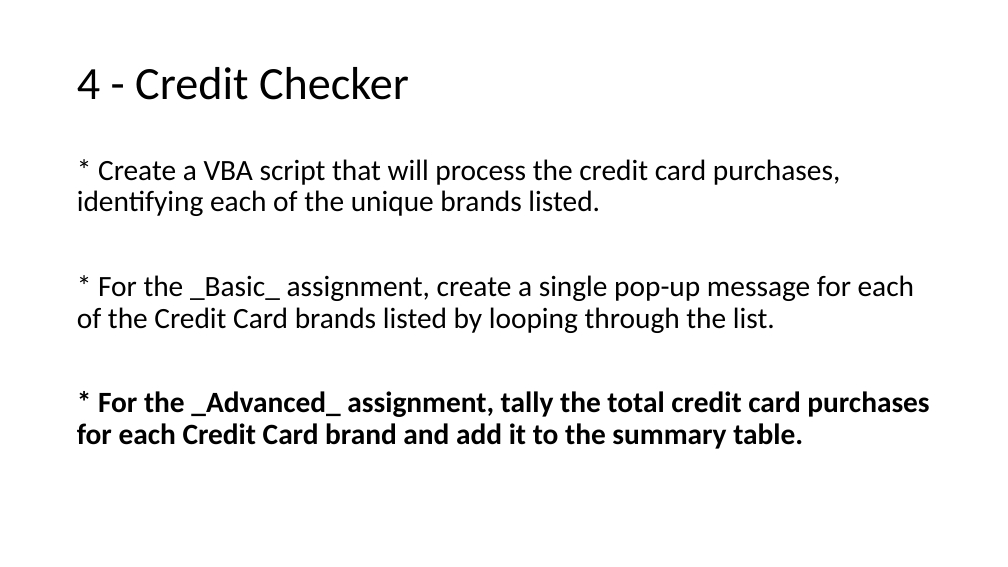
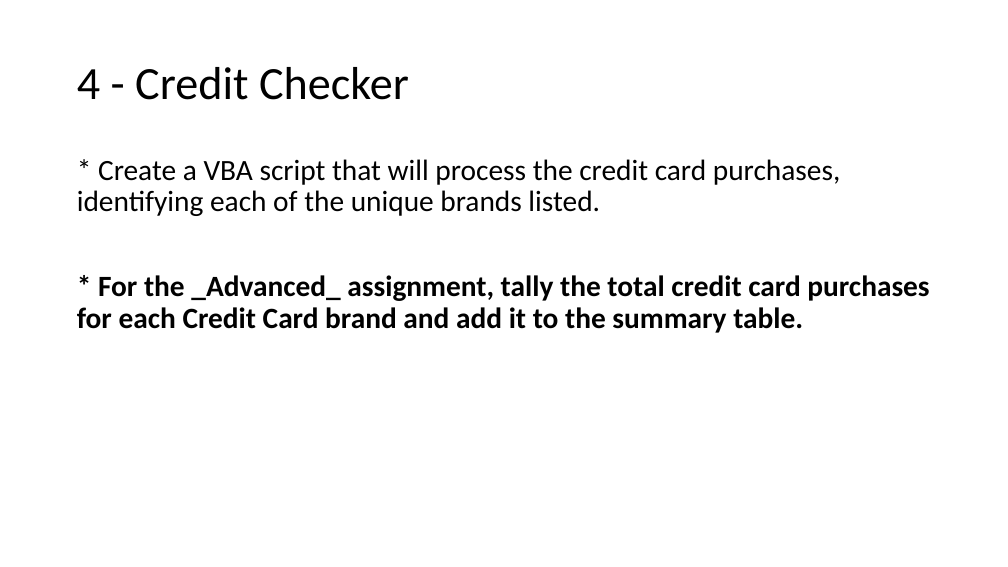
Before and after one commit to emilyrcoffield/Rutgers-Data-Homeworks, a slide deck: slide 4 of 02-VBA-Scripting/Classwork/3/Activity Instructions.pptx. Drawn at 1008x567 pixels with LibreOffice and Linux fonts; fonts in the diff are those of the drawing. Boxes give left, top, right and bottom in pixels: in the first picture for what was removed or moved away, otherwise in the second. Text is boxed around its words. In the diff, an @@ line names an element or a change of style, - is before the commit and + after.

```diff
--- a/02-VBA-Scripting/Classwork/3/Activity Instructions.pptx
+++ b/02-VBA-Scripting/Classwork/3/Activity Instructions.pptx
@@ text at [77, 275, 915, 333]: paragraph removed @@
-* For the _Basic_ assignment, create a single pop-up message for each of the Credit Card brands listed by looping through the list.
```
Also in this commit, not shown: 1 other slide changed, 35 other files.
